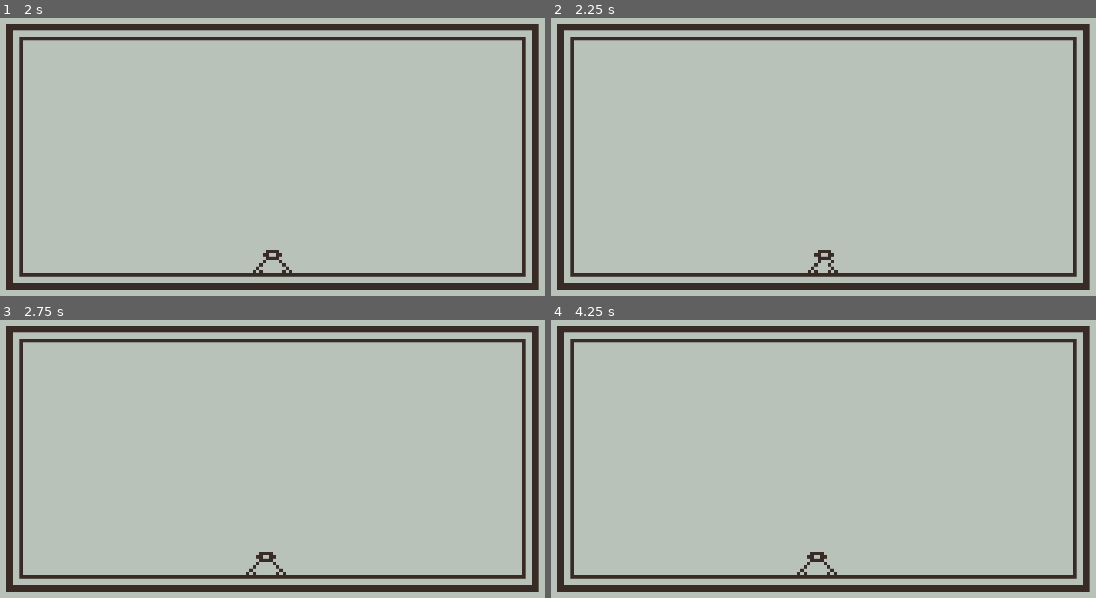
Above: before the commit, frames 1-4 (two rows, left to right).
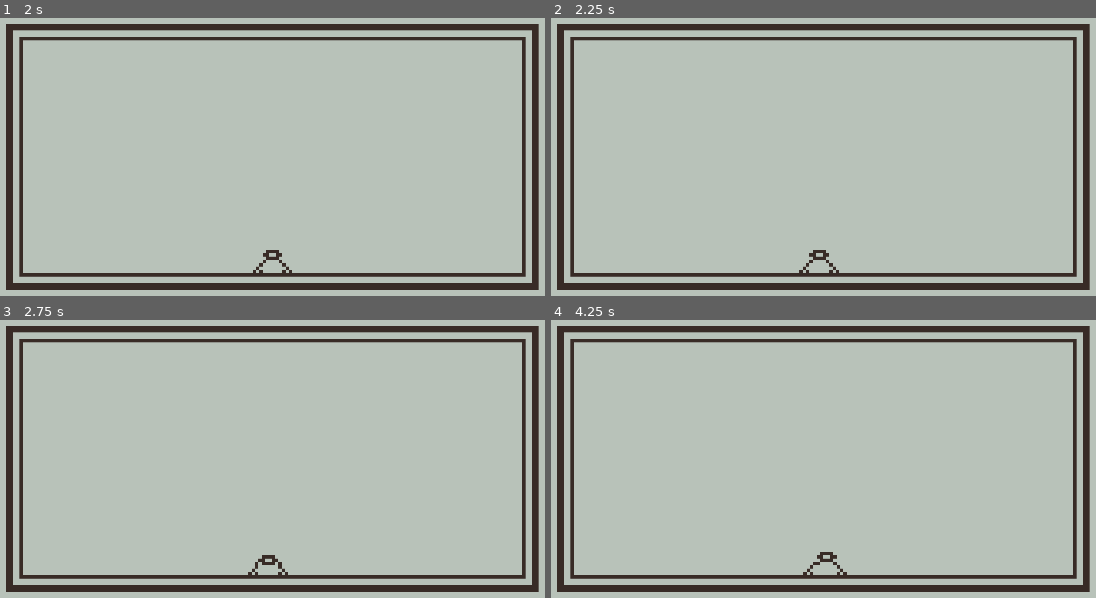
Above: after the commit, the same moments.

Repository: mnstr0/godot-wild-jam-94
Game: Godot game, scene res://scenes/main.tscn
The game is run twice, just before and just after one commit, with the same random seed, the same clock (stepped at 60 frames per second) and the same inputs. The project has no main scene, so this scene is started directly.
Inputs:
- Up to frame 1 (2 s): tap Enter at 0.5 s; tap Space at 1.25 s
- Up to frame 2 (2.25 s): tap Enter at 2 s
- Up to frame 3 (2.75 s): no input
- Up to frame 4 (4.25 s): tap Space at 3.5 s

Frame 1 is identical in both runs. In frame 2, 0.2% of the frame differs, in the area x 45-53%, y 83-92%; in frame 3, 0.2%; in frame 4, 0.3%, in the area x 45-55%, y 83-92%.

Commit message:
fixed h flip issue

Diff:
--- a/scenes/main.tscn
+++ b/scenes/main.tscn
@@ -22,6 +22,7 @@
 sources/1 = SubResource("TileSetAtlasSource_tefeu")
 
 [sub_resource type="Curve2D" id="Curve2D_0wfyh"]
+bake_interval = 16.0
 _data = {
 "points": PackedVector2Array(0, 0, 0, 0, 256, 424, 0, 0, 0, 0, 384, 424)
 }
@@ -67,7 +68,7 @@
 [node name="TamaSprite" parent="Entities/Path2D/TamaPath" unique_id=1616122847 instance=ExtResource("5_tbgi4")]
 position = Vector2(0, -5)
 animation = &"gen_3_idle"
-frame_progress = 0.2115785
+frame_progress = 0.6539781
 
 [node name="SpawnPoint" type="Marker2D" parent="Entities/Path2D/TamaPath" unique_id=805363733]
 visible = false
--- a/scenes/tama.tscn
+++ b/scenes/tama.tscn
@@ -3,7 +3,9 @@
 [ext_resource type="Texture2D" uid="uid://cqtm80nb78j6x" path="res://assets/spritesheets/tama_gen_1.png" id="1_0xa27"]
 [ext_resource type="Texture2D" uid="uid://dr1ypup30ln4j" path="res://assets/spritesheets/tama_gen_2.png" id="2_a0a3e"]
 [ext_resource type="Texture2D" uid="uid://0fa34t5k5hnw" path="res://assets/spritesheets/tama_gen_3.png" id="3_by7cs"]
-[ext_resource type="Script" uid="uid://d04ctnr5ltltf" path="res://scripts/tama.gd" id="4_a0a3e"]
+[ext_resource type="Script" uid="uid://d04ctnr5ltltf" path="res://scripts/pathing.gd" id="4_a0a3e"]
+[ext_resource type="Script" uid="uid://dqaq56d42a8vr" path="res://scripts/AnimationController.gd" id="4_mlsox"]
+[ext_resource type="Script" uid="uid://b5ddriv15cwh6" path="res://scripts/mutation.gd" id="4_pip1s"]
 [ext_resource type="Script" uid="uid://7k83s52gtky2" path="res://scripts/mood.gd" id="5_by7cs"]
 
 [sub_resource type="AtlasTexture" id="AtlasTexture_pip1s"]
@@ -148,6 +150,10 @@
 animation = &"gen_1_idle"
 autoplay = "gen_1_idle"
 frame_progress = 0.16168427
+script = ExtResource("4_mlsox")
+
+[node name="Mutation" type="Node2D" parent="." unique_id=981536554]
+script = ExtResource("4_pip1s")
 
 [node name="Pathing" type="Node2D" parent="." unique_id=1202144787]
 script = ExtResource("4_a0a3e")
@@ -161,4 +167,7 @@
 one_shot = true
 autostart = true
 
+[connection signal="idle_state_entered" from="Pathing" to="." method="_on_pathing_idle_state_entered"]
+[connection signal="moving_state_entered" from="Pathing" to="." method="_on_pathing_moving_state_entered"]
+[connection signal="wander_state_entered" from="Pathing" to="." method="_on_pathing_wander_state_entered"]
 [connection signal="timeout" from="IdleTimer" to="Pathing" method="_on_idle_timer_timeout"]
--- /dev/null
+++ b/scripts/AnimationController.gd
@@ -0,0 +1,46 @@
+extends AnimatedSprite2D
+
+@onready var mutation: Node2D = $Mutation
+@onready var mood: Node2D = $Mood
+@onready var pathing: Node2D = $Pathing
+
+# Called when the node enters the scene tree for the first time.
+func _ready() -> void:
+	pass # Replace with function body.
+
+
+# Called every frame. 'delta' is the elapsed time since the previous frame.
+func _process(_delta: float) -> void:
+	pass # Replace with function body.
+
+func _on_pathing_idle_state_entered() -> void:
+	if mutation == null:
+		return
+	if mutation.mutation_state == mutation.MutationState.GEN_1:
+		if animation != "gen_1_idle":
+			animation = "gen_1_idle"
+	elif mutation.mutation_state == mutation.MutationState.GEN_2:
+		if animation != "gen_2_idle":
+			animation = "gen_2_idle"
+	elif mutation.mutation_state == mutation.MutationState.GEN_3:
+		if animation != "gen_3_idle":
+			animation = "gen_3_idle"
+
+
+func _on_pathing_moving_state_entered() -> void:
+	pass # Replace with function body.
+
+
+func _on_pathing_wander_state_entered() -> void:
+	if mutation.mutation_state == mutation.MutationState.GEN_1:
+		if animation != "gen_1_walk":
+			animation = "gen_1_walk"
+	elif mutation.mutation_state == mutation.MutationState.GEN_2:
+		if animation != "gen_2_walk":
+			animation = "gen_2_walk"
+	elif mutation.mutation_state == mutation.MutationState.GEN_3:
+		if animation != "gen_3_walk":
+			animation = "gen_3_walk"
+	else:
+		if animation != "gen_1_walk":
+			animation = "gen_1_walk"
--- /dev/null
+++ b/scripts/mutation.gd
@@ -0,0 +1,18 @@
+extends Node2D
+
+enum MutationState {
+	GEN_1,
+	GEN_2,
+	GEN_3,
+}
+
+var mutation_state: int = MutationState.GEN_1
+
+# Called when the node enters the scene tree for the first time.
+func _ready() -> void:
+	pass # Replace with function body.
+
+
+# Called every frame. 'delta' is the elapsed time since the previous frame.
+func _process(delta: float) -> void:
+	pass
--- a/scripts/tama.gd
+++ b/scripts/pathing.gd
@@ -9,30 +9,13 @@
 var moving_right: bool = true
 var current_ratio: float
 var delta: float
-var step: float
+var step: float = 0.001
 
 @export var idle_timeout : float
 
 signal idle_state_entered
 signal wander_state_entered
 signal moving_state_entered
-
-# enum State {STATE_IDLE, STATE_JUMP = 5, STATE_SHOOT}
-
-# # Is the same as:
-# const State = {STATE_IDLE = 0, STATE_JUMP = 5, STATE_SHOOT = 6}
-# # Access values with State.STATE_IDLE, etc.
-
-# func _ready():
-# 	# Access values with Name.KEY, prints '5'
-# 	print(State.STATE_JUMP)
-# 	# Use dictionary methods:
-# 	# prints '["STATE_IDLE", "STATE_JUMP", "STATE_SHOOT"]'
-# 	print(State.keys())
-# 	# prints '{ "STATE_IDLE": 0, "STATE_JUMP": 5, "STATE_SHOOT": 6 }'
-# 	print(State)
-# 	# prints '[0, 5, 6]'
-# 	print(State.values())
 
 enum MovementState {
 	IDLE,
@@ -44,23 +27,17 @@
 
 # Called when the node enters the scene tree for the first time.
 func _ready() -> void:
+	emit_signal("idle_state_entered")
 	pass
 # Called every frame. 'delta' is the elapsed time since the previous frame.
 func _process(_delta: float) -> void:
 	# tama_path.progress_ratio += 0.01
 	if movement_state == MovementState.IDLE:
-		if tama_sprite.animation != "gen_1_idle":
-			tama_sprite.animation = "gen_1_idle"
 		pass
 	elif movement_state == MovementState.WANDER:
 		if path_goal_ratio != tama_path.progress_ratio:
 			proceed_to_path_goal(path_goal_ratio)
-		if tama_sprite.animation != "gen_1_walk":
-			tama_sprite.animation = "gen_1_walk"
 		pass
-
-func change_state(new_state: int) -> void:
-	movement_state = new_state
 
 func randomize_ratio_mod() -> void:
 	rand_ratio_mod = randi_range(0, 100)
@@ -70,16 +47,14 @@
 	current_ratio = tama_path.progress_ratio
 	# Calculate how far away the target ratio is from the current position.
 	delta = ratio - current_ratio
-	# Use a small step to move smoothly along the path each frame.
-	step = 0.001
+
 	# If we are very close to the target, snap to it and stop moving.
 	if abs(delta) <= step:
 		tama_path.progress_ratio = ratio
-		# Switch the sprite to the idle animation when movement is complete.
-		if tama_sprite.animation != "gen_1_idle":
-			tama_sprite.animation = "gen_1_idle"
-		change_state(MovementState.IDLE)
+		movement_state = MovementState.IDLE
+		emit_signal("idle_state_entered")
 		idle_timer.start(idle_timeout)
+
 	elif delta > 0:
 		# If the target is ahead of the current position, move forward.
 		tama_path.progress_ratio += step
@@ -92,11 +67,17 @@
 	if path_goal_ratio > 100:
 		path_goal_ratio -= 100
 	path_goal_ratio /= 100 # ratio is between 0 and 1
+	path_goal_ratio = round(path_goal_ratio * 100) / 100.0
 
 func _on_idle_timer_timeout() -> void:
 	print("Idle Timer Timedout")
 	randomize_ratio_mod()
 	update_path_goal_ratio()
-	change_state(MovementState.WANDER)
+	movement_state = MovementState.WANDER
+	if path_goal_ratio < tama_path.progress_ratio && tama_sprite.flip_h == false:
+		tama_sprite.flip_h = true
+	elif path_goal_ratio > tama_path.progress_ratio && tama_sprite.flip_h == true:
+		tama_sprite.flip_h = false
 	emit_signal("wander_state_entered")
+	print("New Path Goal Ratio: ", path_goal_ratio)
 	pass # Replace with function body.
Not shown, added: scripts/AnimationController.gd.uid
Not shown, added: scripts/mutation.gd.uid
Renamed: scripts/tama.gd.uid -> scripts/pathing.gd.uid
